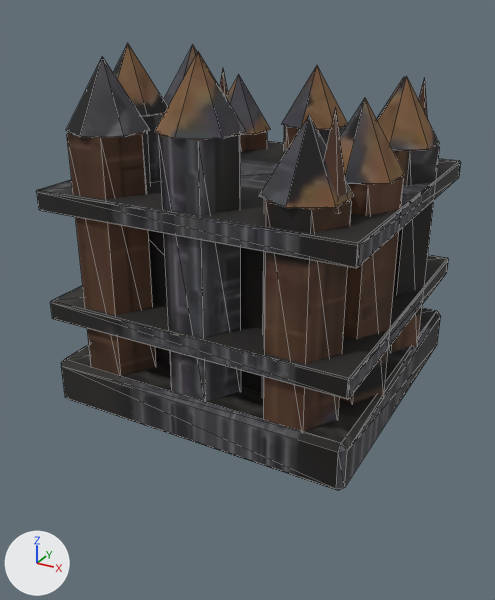
One commit to the glTF model public/models/wall_orc.glb: the scene before it, then after it.
One viewpoint serves both versions: a 50 mm lens placed at (2.24, -4.34, 2.77), pointed at (-0.05, -0.19, 0.7). Every picture has the same lights, and +X, +Y and +Z are marked at lower left. The picture after the commit comes second. Mesh edges are drawn as thin lines. Where no turn or scale is listed for an object, it has been applied to the vertices. Vertices at exactly the same position are counted once.

The older version as bpy lines, for what is in view:
```python
me_static_mesh = bpy.data.meshes.new('Static_Mesh')
me_static_mesh.from_pydata(...)  # 290 vertices, 468 faces; spans x -1.12..1.12, y -1.12..1.12, z 0.0..2.5
me_static_mesh.materials.append(mat_atlas)  # picture img_wall_orc_atlas
ob_static_mesh = bpy.data.objects.new('Static_Mesh', me_static_mesh)
ob_static_mesh.location = (0.0, 0.0, 0.0)
```
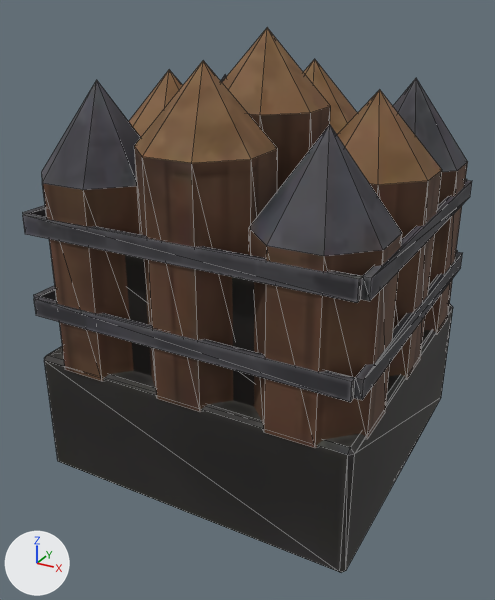
What changed in the scene script:
```text
Change me_static_mesh:
    used by ob_static_mesh; location = (0.0, 0.0, 0.0)
    remove me_static_mesh.from_pydata(...)  # 290 vertices, 468 faces; spans x -1.12..1.12, y -1.12..1.12, z 0.0..2.5
    add me_static_mesh.from_pydata(...)  # 233 vertices, 368 faces; spans x -1.22..1.22, y -1.22..1.22, z -0.55..2.6
    me_static_mesh part 1: a new loose piece, a box spanning x -1.05..1.05, y -1.05..1.05, z 0.3..1.3, in mat_atlas (picture img_wall_orc_atlas)
    me_static_mesh part 2: the loose piece of 24 vertices spanning x -1.12..1.12, y -1.12..1.12, z 0.0..0.35 is rebuilt with 24 vertices and now spans x -1.2..1.2, y -1.2..1.2, z -0.55..0.4
    me_static_mesh part 3: the loose piece of 24 vertices spanning x -1.12..1.12, y -1.12..1.12, z 0.68..0.82 is rebuilt with 24 vertices and now spans x -1.22..1.22, y -1.22..1.22, z 0.74..0.87
    me_static_mesh part 4: the loose piece of 24 vertices spanning x -1.12..1.12, y -1.12..1.12, z 1.48..1.62 is rebuilt with 24 vertices and now spans x -1.22..1.22, y -1.22..1.22, z 1.33..1.46
    me_static_mesh part 5: the loose piece of 12 vertices spanning x -0.97..-0.43, y 0.62..1.08, z 0.3..1.75 is rebuilt with 17 vertices and now spans x -1.21..-0.39, y 0.39..1.21, z 0.35..2.2
    me_static_mesh part 6: the loose piece of 12 vertices spanning x -0.97..-0.43, y -1.08..-0.62, z 0.3..2.0 is rebuilt with 17 vertices and now spans x -1.21..-0.39, y -1.21..-0.39, z 0.35..2.3
    me_static_mesh part 7: the loose piece of 12 vertices spanning x -0.27..0.27, y 0.62..1.08, z 0.3..1.85 is rebuilt with 17 vertices and now spans x -0.41..0.41, y 0.39..1.21, z 0.35..2.35
    me_static_mesh part 8: the loose piece of 12 vertices spanning x -0.27..0.27, y -1.08..-0.62, z 0.3..2.05 is rebuilt with 17 vertices and now spans x -0.41..0.41, y -1.21..-0.39, z 0.35..2.45
    me_static_mesh part 9: the loose piece of 12 vertices spanning x 0.43..0.97, y 0.62..1.08, z 0.3..1.8 is rebuilt with 17 vertices and now spans x 0.39..1.21, y 0.39..1.21, z 0.35..2.25
    me_static_mesh part 10: the loose piece of 12 vertices spanning x 0.43..0.97, y -1.08..-0.62, z 0.3..1.75 is rebuilt with 17 vertices and now spans x 0.39..1.21, y -1.21..-0.39, z 0.35..2.15
    me_static_mesh part 11: a new loose piece of 17 vertices spanning x -1.21..-0.39, y -0.41..0.41, z 0.35..2.3, in mat_atlas (picture img_wall_orc_atlas)
    me_static_mesh part 12: a new loose piece of 17 vertices spanning x -0.41..0.41, y -0.41..0.41, z 0.35..2.6, in mat_atlas (picture img_wall_orc_atlas)
    me_static_mesh part 13: a new loose piece of 17 vertices spanning x 0.39..1.21, y -0.41..0.41, z 0.35..2.25, in mat_atlas (picture img_wall_orc_atlas)
    me_static_mesh part 14: 14 loose pieces with 90 vertices, spanning x -1.08..1.08, y -1.12..1.12, z 1.7..2.5, are deleted
    me_static_mesh part 15
    56 vertices are removed from x -1.12..1.12, y -0.8..0.8, z 0.3..2.05
    92 faces are deleted
```

What differs and where, as boxes (x1, y1, x2, y2) in the pictures (495 x 600 px):
'Static_Mesh', reshaped (21% taller): before (36, 43, 461, 491); after (23, 28, 472, 572)
part 1 of me_static_mesh, added: after (125, 255, 254, 406)
part 2 of me_static_mesh, rebuilt (8% wider, 47% taller): before (61, 308, 441, 491); after (44, 303, 453, 572)
part 3 of me_static_mesh, rebuilt (7% wider): before (50, 255, 449, 399); after (34, 250, 463, 402)
part 4 of me_static_mesh, rebuilt: before (36, 141, 461, 268); after (23, 179, 472, 303)
part 5 of me_static_mesh, rebuilt (mostly hidden afterwards): before (240, 131, 267, 151); after (221, 75, 227, 82)
part 6 of me_static_mesh, rebuilt: before (67, 131, 157, 376); after (42, 80, 141, 381)
part 7 of me_static_mesh, rebuilt: before (284, 125, 346, 153); after (303, 59, 357, 134)
part 8 of me_static_mesh, rebuilt (75% wider, 31% taller): before (159, 134, 241, 402); after (134, 61, 278, 412)
part 9 of me_static_mesh, rebuilt (not visible before): after (393, 78, 468, 335)
part 10 of me_static_mesh, rebuilt: before (262, 199, 352, 431); after (249, 125, 402, 448)
part 11 of me_static_mesh, added (brown): after (129, 70, 183, 137)
part 12 of me_static_mesh, added (brown): after (222, 28, 331, 191)
part 13 of me_static_mesh, added (brown): after (337, 90, 442, 380)
part 14 of me_static_mesh, deleted: before (66, 43, 439, 214)
part 15 of me_static_mesh, deleted: before (142, 113, 440, 403)
